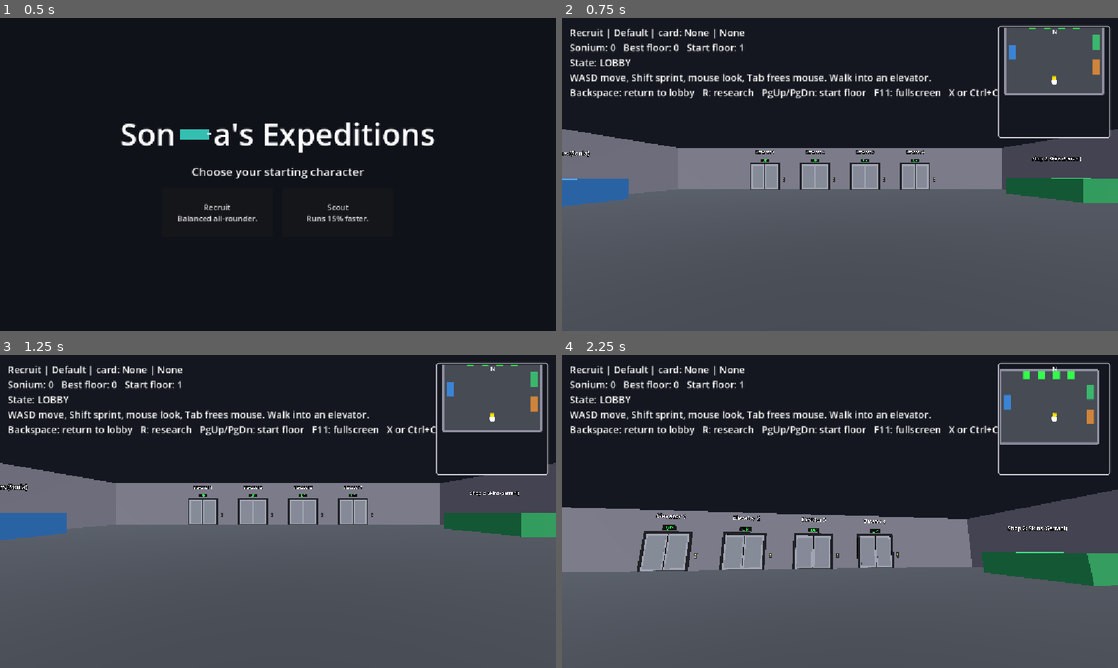
Above: before the commit, frames 1-4 (two rows, left to right).
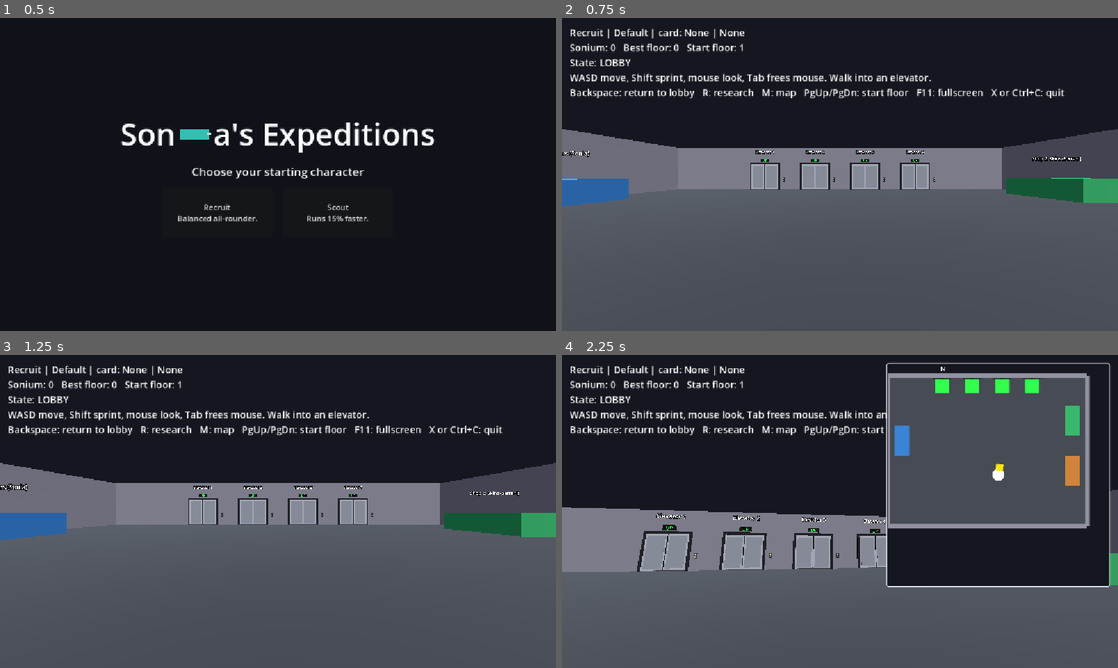
Above: after the commit, the same moments.

Repository: BusyStas/game-godot-Dandy
Game: Godot game, scene res://scenes/title.tscn
Same seed, same stepped clock (60 frames per second), same inputs: the game is played once before the commit and once after it.
Inputs (mouse positions are in pixels of both pictures, inside the frame that each line leads up to):
- Up to frame 1 (0.5 s): no input
- Up to frame 2 (0.75 s): click "Recruit Balanced all-rounder." at 0.5 s
- Up to frame 3 (1.25 s): no input
- Up to frame 4 (2.25 s): tap Enter at 1.25 s; move the mouse to (867, 511) at 1.27 s; hold W from 1.28 s (still down); tap M at 1.35, 2.1 s; tap Space at 1.52 s; move the mouse to (812, 511) at 2.02 s

Frame 1 is identical in both runs. In frame 2, 5.1% of the frame differs, in the area x 36-99%, y 2-39%; in frame 3, 5.2%; in frame 4, 23%, in the area x 36-99%, y 2-75%.

Commit message:
Minimap: M cycles hidden, small, twice as big
Co-Authored-By: Claude Sonnet 5.5 <noreply@anthropic.com>
Claude-Session: https://claude.ai/code/session_01254WZhSqkkRXr4nw2rpTqZ

Diff:
--- a/scripts/lobby.gd
+++ b/scripts/lobby.gd
@@ -346,7 +346,7 @@
 			lines.append("RUN BACK TO THE ELEVATOR! %d s left" % ceili(RoundManager.time_left()))
 	if RoundManager.slow_factor < 1.0:
 		lines.append("Slowed by Rencha for this floor")
-	lines.append("Backspace: return to lobby   R: research   PgUp/PgDn: start floor   F11: fullscreen   X or Ctrl+C: quit")
+	lines.append("Backspace: return to lobby   R: research   M: map   PgUp/PgDn: start floor   F11: fullscreen   X or Ctrl+C: quit")
 	_hud.text = "\n".join(lines)
 
 
--- a/scripts/minimap.gd
+++ b/scripts/minimap.gd
@@ -1,12 +1,15 @@
 extends CanvasLayer
 ## Top-right corner minimap: a second camera looks straight down at the player (north is up)
 ## and renders the real geometry plus the icons on visual layer 3 (you, monsters, machines,
-## containers, the elevator). Shown in the lobby and on floors, hidden inside the cabin.
+## containers, the elevator). Only exists in the lobby and on floors (never inside the cabin).
+## M cycles: hidden -> small -> twice as big -> hidden -> ...
 
 const BOX := 232            ## outer size in UI pixels
 const VIEW_METRES := 44.0   ## how much world the map shows
 const HEIGHT := 40.0
 
+var _mode := 0              ## 0 hidden, 1 small, 2 big (twice the size)
+var _frame: Panel
 var _vp: SubViewport
 var _cam: Camera3D
 var _player: Node3D
@@ -15,6 +18,7 @@
 func _ready() -> void:
 	layer = 2
 	var frame := Panel.new()
+	_frame = frame
 	frame.set_anchors_preset(Control.PRESET_TOP_RIGHT)
 	frame.offset_left = -BOX - 16
 	frame.offset_right = -16
@@ -58,10 +62,19 @@
 	frame.add_child(tag)
 
 
+func _unhandled_input(event: InputEvent) -> void:
+	if event is InputEventKey and event.pressed and not event.echo and event.keycode == KEY_M:
+		_mode = (_mode + 1) % 3
+		var size := BOX * (2 if _mode == 2 else 1)
+		_frame.offset_left = -size - 16
+		_frame.offset_bottom = 16 + size
+		get_viewport().set_input_as_handled()
+
+
 func _process(_delta: float) -> void:
 	var s: int = RoundManager.state
-	var show_map: bool = s == RoundManager.State.LOBBY or s == RoundManager.State.FLOOR \
-		or s == RoundManager.State.PANIC or s == RoundManager.State.RETURN_TO_ELEVATOR
+	var show_map: bool = _mode > 0 and (s == RoundManager.State.LOBBY or s == RoundManager.State.FLOOR \
+		or s == RoundManager.State.PANIC or s == RoundManager.State.RETURN_TO_ELEVATOR)
 	visible = show_map
 	_vp.render_target_update_mode = SubViewport.UPDATE_ALWAYS if show_map else SubViewport.UPDATE_DISABLED
 	if not show_map:
